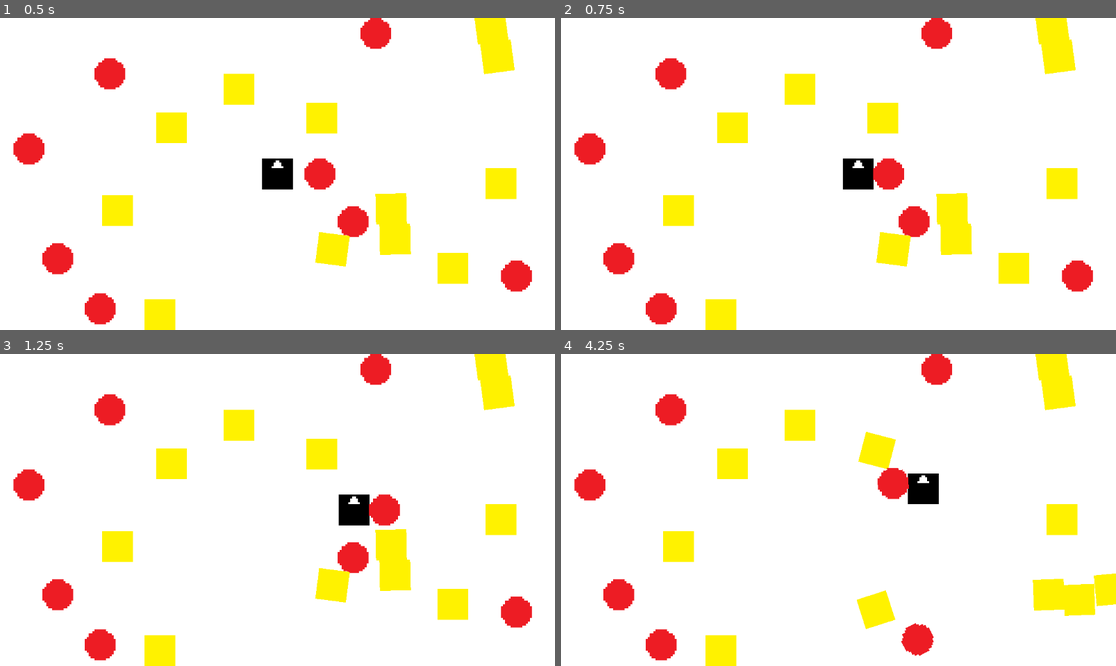
Above: before the commit, frames 1-4 (two rows, left to right).
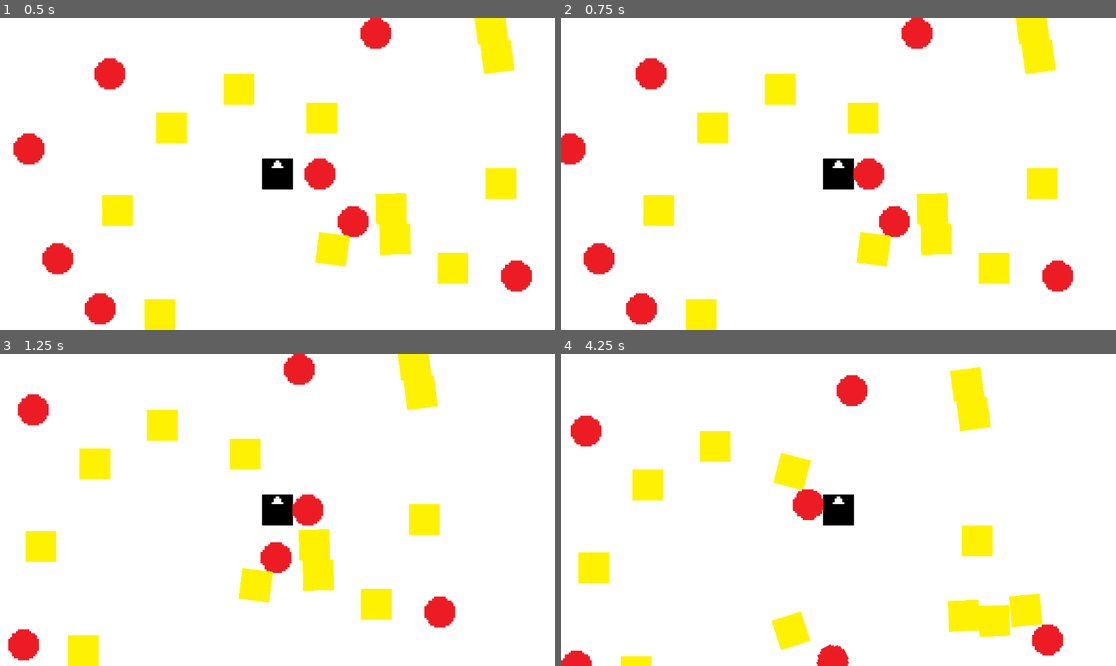
Above: after the commit, the same moments.

Repository: Marcin-Lach/javsc
Game: Godot game, scene res://main.tscn
The game is run twice, just before and just after one commit, with the same random seed, the same clock (stepped at 60 frames per second) and the same inputs.
Inputs:
- Up to frame 1 (0.5 s): no input
- Up to frame 2 (0.75 s): tap Enter at 0.5 s; hold Right (right) from 0.53 s (still down)
- Up to frame 3 (1.25 s): keep holding Right (right)
- Up to frame 4 (4.25 s): release Right (right) at 1.28 s; hold Down (down) 1.28-2.03 s; hold Right (right) 2.03-2.78 s; hold Up (up) 2.78-3.53 s; hold Left (left) from 3.53 s (still down)

Frame 1 is identical in both runs. In frame 2, 14% of the frame differs, in the area x 0-96%, y 0-100%; in frame 3, 20%, in the area x 1-96%, y 0-100%; in frame 4, 19%.

Commit message:
Camera is now following player
Wherever life takes you, you know I'll follow you

Diff:
--- /dev/null
+++ b/src/FollowPlayer.gd
@@ -0,0 +1,12 @@
+extends Camera2D
+
+@onready var player_node = $"/root/Main/Player"
+
+# Called when the node enters the scene tree for the first time.
+func _ready():
+	pass
+
+
+# Called every frame. 'delta' is the elapsed time since the previous frame.
+func _process(delta):
+	position = player_node.position
--- a/src/main.tscn
+++ b/src/main.tscn
@@ -1,8 +1,9 @@
-[gd_scene load_steps=5 format=3 uid="uid://dsdrfppncpd4h"]
+[gd_scene load_steps=6 format=3 uid="uid://dsdrfppncpd4h"]
 
 [ext_resource type="Script" path="res://Player/PlayerMovement.gd" id="1_iupss"]
 [ext_resource type="Script" path="res://EnemiesSpawn.gd" id="1_vl6yq"]
 [ext_resource type="Texture2D" uid="uid://jrr7qxwty5og" path="res://Player/player-sprite.png" id="2_06xwx"]
+[ext_resource type="Script" path="res://FollowPlayer.gd" id="4_8ipmc"]
 
 [sub_resource type="RectangleShape2D" id="RectangleShape2D_8su84"]
 size = Vector2(16, 16)
@@ -26,3 +27,4 @@
 
 [node name="Camera2D" type="Camera2D" parent="."]
 zoom = Vector2(4, 4)
+script = ExtResource("4_8ipmc")
Not shown, changed: diary/README.md
